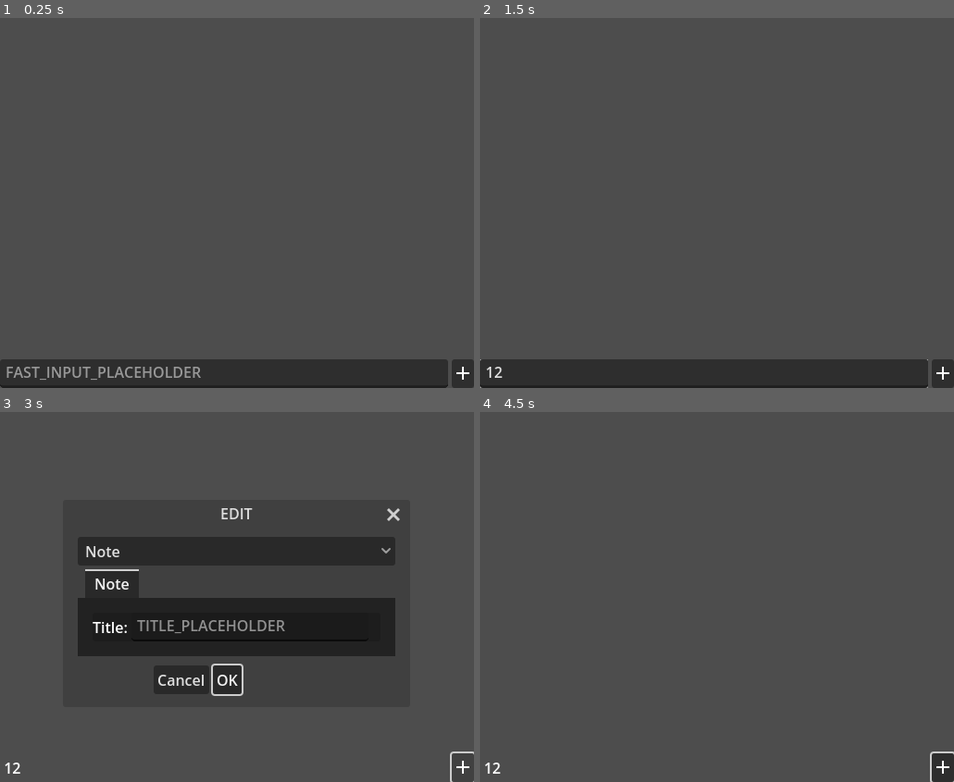
Above: before the commit, frames 1-4 (two rows, left to right).
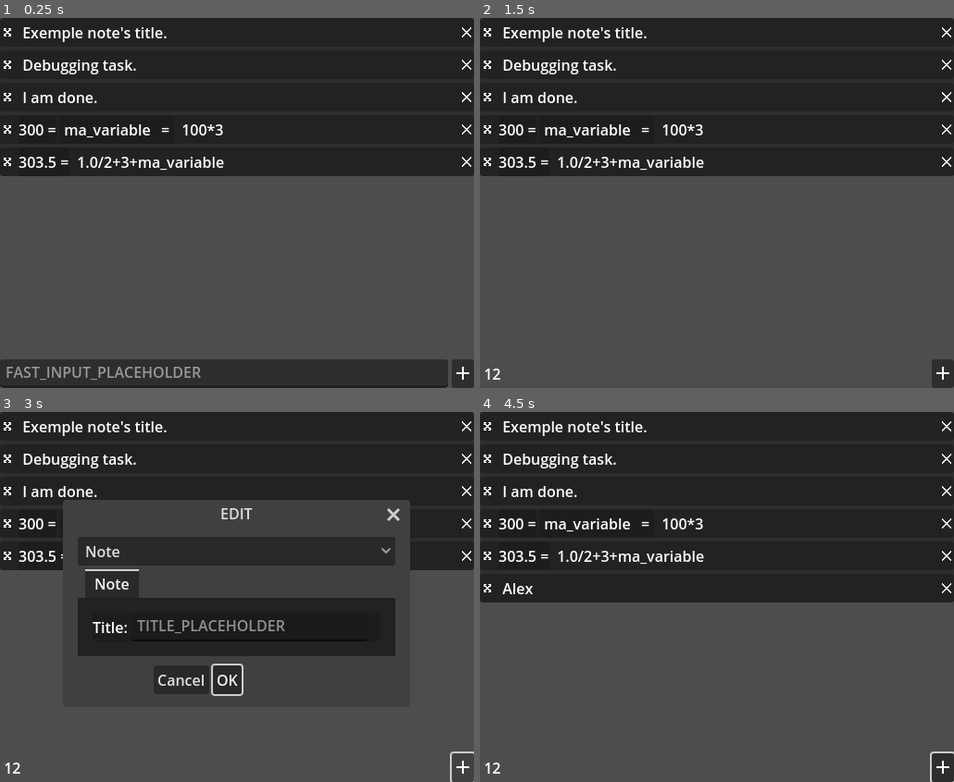
Above: after the commit, the same moments.

Repository: xorblo-doitus/Bloc-notes-plus-plus
Game: Godot game, scene res://src/app/main.tscn
The game is run twice, just before and just after one commit, with the same random seed, the same clock (stepped at 60 frames per second) and the same inputs. The engine's default icon, where the game draws it, is replaced by a stand-in: a white triangle on a blue panel in a dark square.
Inputs (mouse positions are in pixels of both pictures, inside the frame that each line leads up to):
- Up to frame 1 (0.25 s): no input
- Up to frame 2 (1.5 s): click (702, 373) at 0.52 s; type "12" at 0.6 s; click (489, 32) at 1.27 s
- Up to frame 3 (3 s): click (9, 426) at 2.02 s; click (464, 767) at 2.75 s
- Up to frame 4 (4.5 s): click (731, 626) at 3.52 s; type "Alex" at 3.6 s; click "OK" at 4.25 s

The runs differ from the first frame. In frame 1, 42% of the frame differs, in the area x 0-100%, y 0-43%; in frame 2, 50%; in frame 3, 29%; in frame 4, 51%, in the area x 0-100%, y 0-52%.
Error before the commit: Invalid call. Nonexistent function 'set_done' in base 'RefCounted (Task)'. (res://src/app/workspace_save.gd:13)

Commit message:
Added a done_toggled signal to Task

Diff:
--- a/src/note/task/task.gd
+++ b/src/note/task/task.gd
@@ -2,10 +2,23 @@
 extends Note
 
 
+signal done_toggled(new: bool)
+
+
 ## Wether or not the task is done.
 ## Revertable.
-var done: bool = false
+var done: bool = false:
+	set(new):
+		if new == done:
+			return
 
+		done = new
+		done_toggled.emit(new)
+
+
+func set_done(new: bool) -> Task:
+	done = new
+	return self
 
 
 func _is_equal(other: Variant) -> bool:
